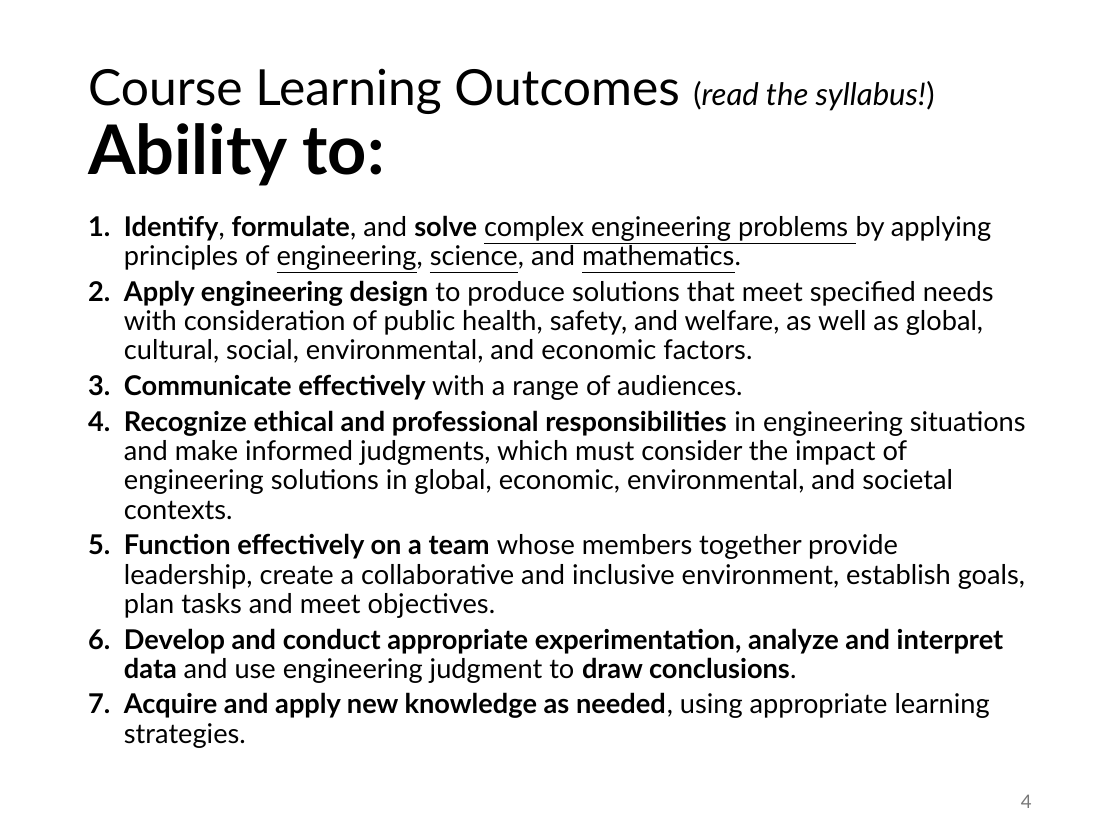
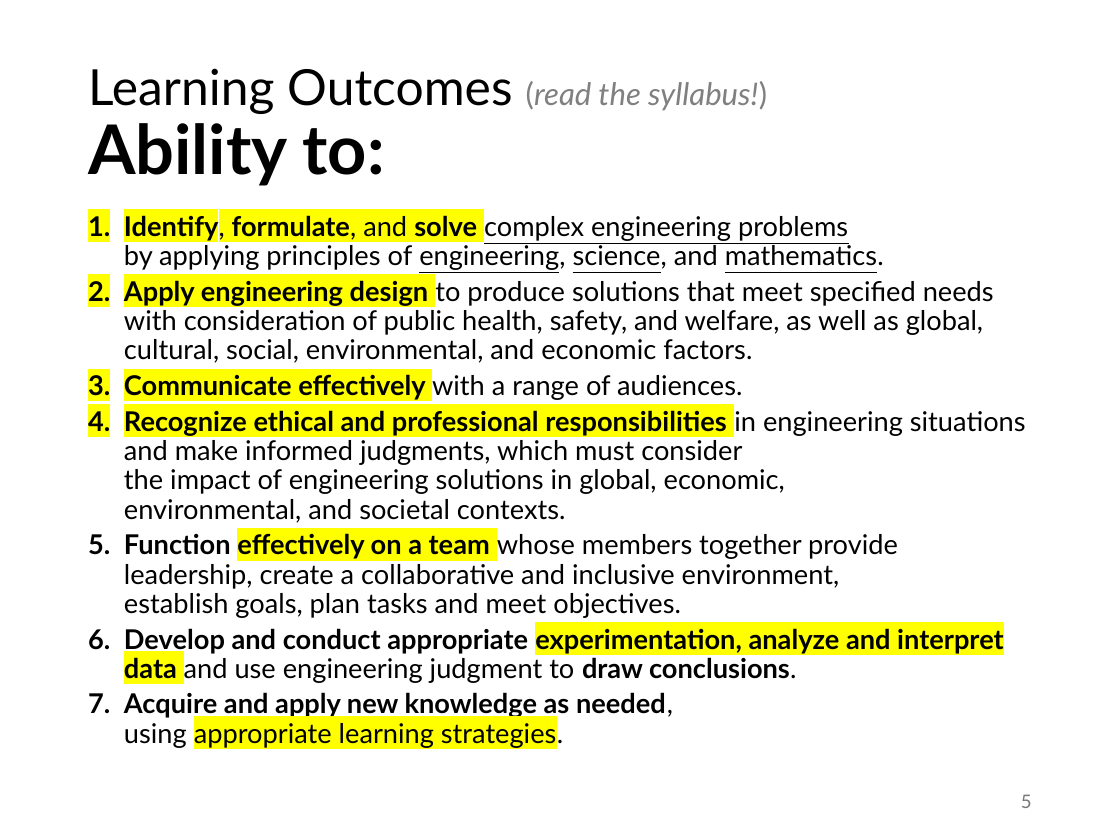
Before and after one commit to abuabara/abuabara.github.io, a slide deck: slide 5 of DAEN460S26/week6.pptx (slide 4 before the commit). Drawn at 1120x840 pixels with LibreOffice and Linux fonts; fonts in the diff are those of the drawing. Boxes give left, top, right and bottom in pixels: in the first picture for what was removed or moved away, otherwise in the second. Text is boxed around its words. In the diff, an @@ line names an element or a change of style, - is before the commit and + after.

```diff
--- a/DAEN460S26/week6.pptx
+++ b/DAEN460S26/week6.pptx
@@ title at (88, 68, 767, 186): text changed; size 32 to 20 pt @@
-Course Learning Outcomes (read the syllabus!)
-Ability to:
+Learning Outcomes (read the syllabus!)
+Ability to:
@@ text "Identify, formulate, and solve complex ..." at (124, 212, 1026, 748): highlight none to #FFFF00 in "Identify, formulate, and solve", "Apply engineering design", "Communicate effectively", "Recognize ethical and professional responsibilities" and 3 more places @@
@@ page number at (1021, 794, 1032, 808): text changed @@
-4
+5
```
Also in this commit, not shown: 7 other slides changed, 2 slides added, 1 slide removed, 1 other file.
